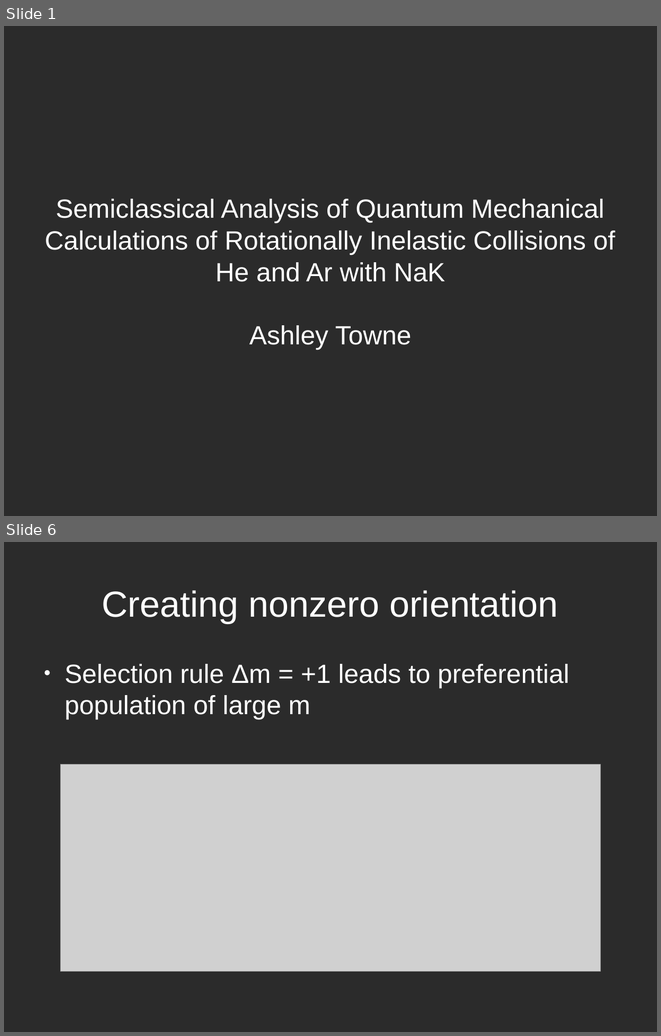
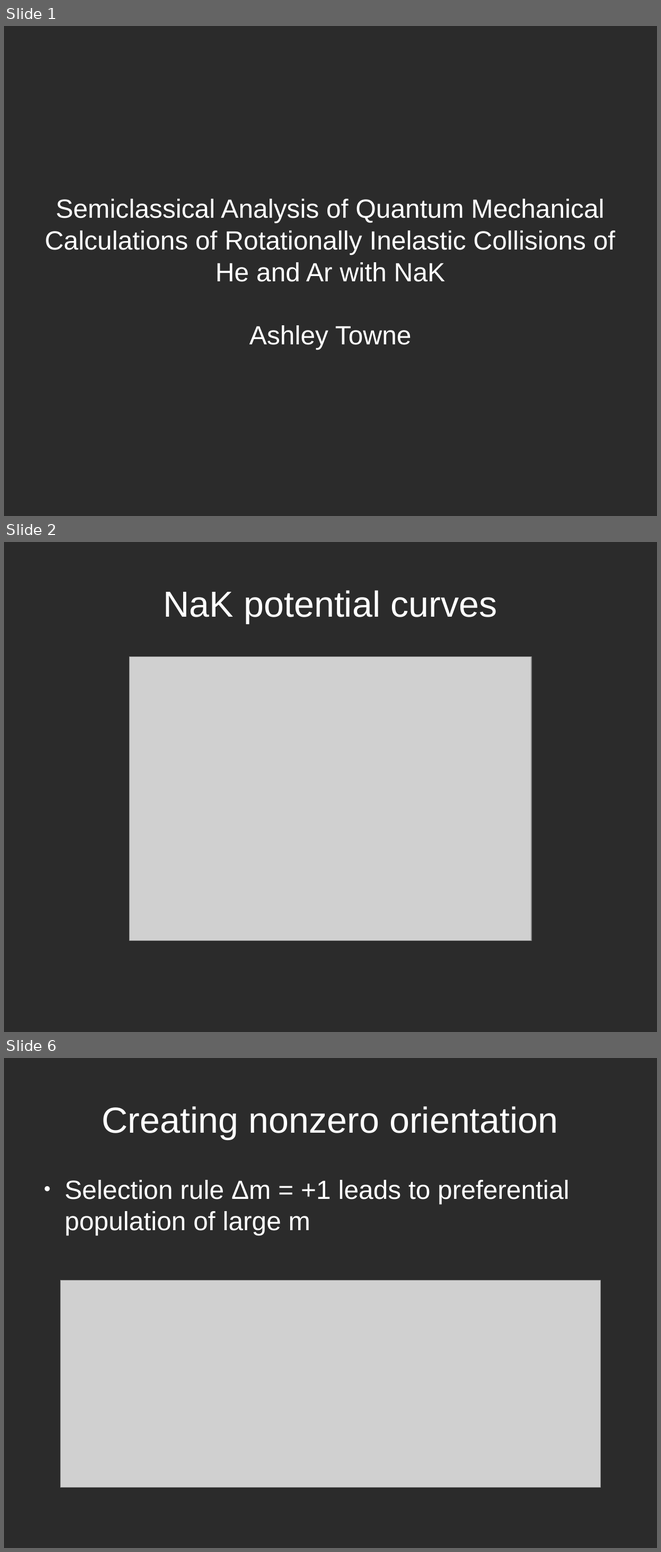
Before and after one commit to atowneND/HeNaK_Collisions, a slide deck: Presentation.odp. Shown one above the other, each under a label of ours: slides 1 and 6 before the commit, slides 1, 2 and 6 after it; the slides between them are not shown. The pictures are 661x1036 and 661x1552 pixels, drawn with LibreOffice and Linux fonts; fonts in the diff are those of the drawing; grey boxes stand for pictures; background and template pictures are left out; a plain dark background stands for a picture behind light text. Boxes give left, top, right and bottom in pixels: in the first picture for what was removed or moved away, otherwise in the second. Text is boxed around its words. In the diff, an @@ line names an element or a change of style, - is before the commit and + after.

```diff
--- a/Presentation.odp
+++ b/Presentation.odp
@@ slide 2 added at (4, 542, 657, 1032), background picture (left out) @@
@@ title added at (163, 590, 497, 624), 44 pt, text #FFFFFF @@
+NaK potential curves
@@ picture added at (130, 657, 532, 942) @@
```
Also in this commit, not shown: 14 slides changed, 1 slide removed.
